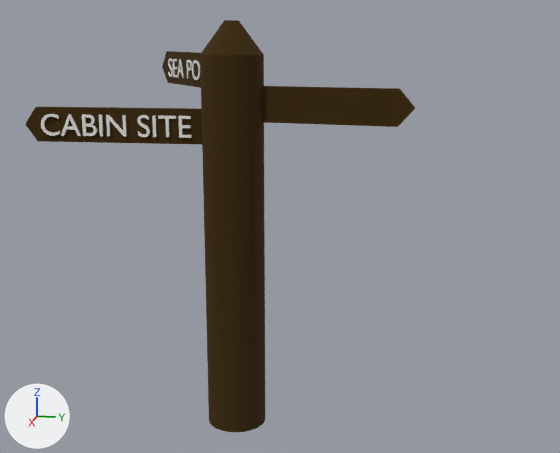
Before and after pictures for a commit that changed the Blender file DGD III Project/Assets/Prefabs/sign post.blend.
The view is the same before and after, from a camera (50 mm lens) standing at (14.2, 3.8, 4.99) and looking at (-1.01, 0.76, 1.18). The axes (+X, +Y, +Z) are drawn at lower left. The lights are the same throughout. Text is drawn in Blender's own font.

In view in the first picture: 'Cylinder', 'Text.001'.
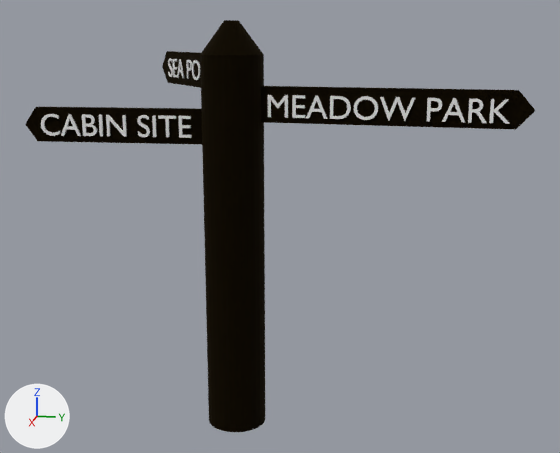
Location of each change, [x1, y1, x2, y2] in pixels of the pictures (560 x 453 px; the box of a moved part takes in the faces that stretch with it):
'Cylinder', recoloured, surface changed, reshaped (31% wider): before [26, 20, 415, 432]; after [26, 20, 535, 432]
'Text.002', added: after [268, 95, 510, 124]
part 1 of me_cylinder, moved or reshaped: before [261, 86, 415, 127]; after [261, 86, 535, 130]

The change, as a list of edits to the scene's bpy script:
```text
Change mat_material_001:
    mat_material_001.base_color: (0.0592, 0.0289, 0.0) -> (0.014, 0.0078, 0.0)  # brown #452f00 -> black #1f1600
    mat_material_001.metallic: 0.314 -> 0.932
Change me_cylinder:
    where me_cylinder.from_pydata(...)  # 130 vertices, 95 faces; spans x -13.1..3.2, y -18.9..16.4, z -0.8..1.7
    used by ob_cylinder; location = (0.0, 0.0, 0.0); scale = (0.209, 0.209, 3.15)
    before: 100 (2.1, 15.0, 1.3) at pixel (398, 88), 101 (2.1, 15.0, 1.1) at pixel (397, 126), 102 (1.6, 15.1, 1.3) at pixel (399, 88), 103 (1.6, 15.1, 1.1) at pixel (398, 126), 104 (2.4, 16.4, 1.2) at pixel (414, 108)
    before: 105 (2.4, 16.4, 1.2) at pixel (414, 109), 106 (1.8, 16.4, 1.2) at pixel (415, 107), 107 (1.9, 16.4, 1.2) at pixel (415, 108)
    me_cylinder part 1
    add for i in [*range(100, 108)]: me_cylinder.vertices[i].co += Vector((0.0, 9.5, 0.0))
Add txt_text_002:
    txt_text_002 = bpy.data.curves.new('Text.002', 'FONT')
    txt_text_002.body = 'MEADOW PARK'
    txt_text_002.extrude = 0.07
Add ob_text_002:
    ob_text_002 = bpy.data.objects.new('Text.002', txt_text_002)
    ob_text_002.location = (0.18, 0.74, 3.54)
    ob_text_002.rotation_euler = (1.571, 0.0, 1.507)  # degrees (90, 0, 86)
    ob_text_002.scale = (0.592, 0.592, 0.592)
```
